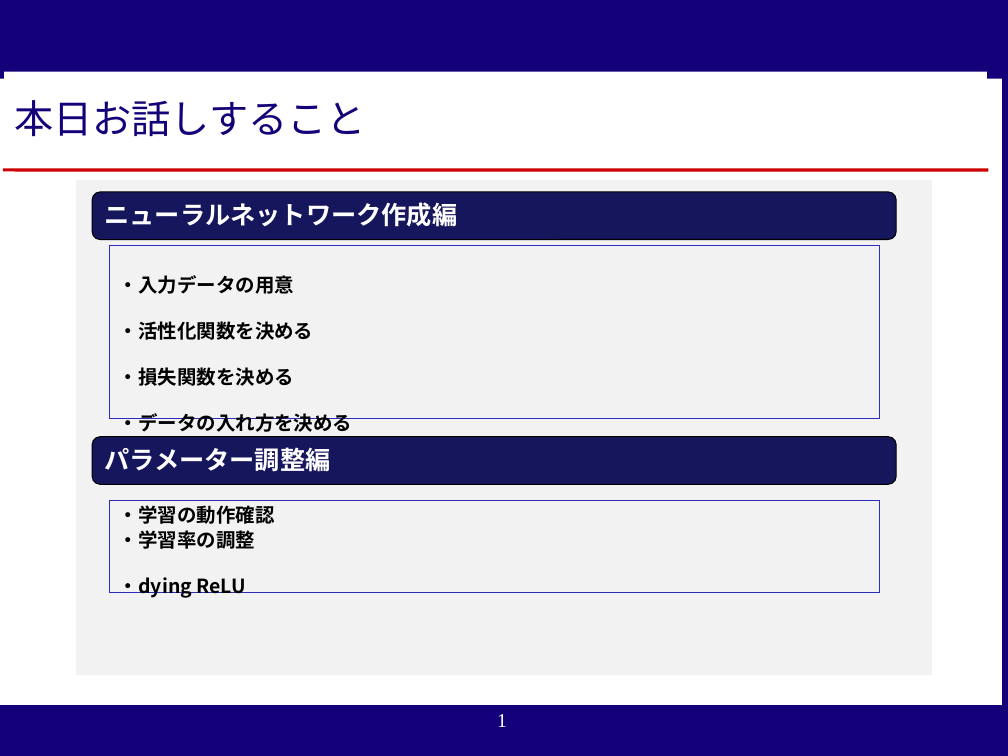
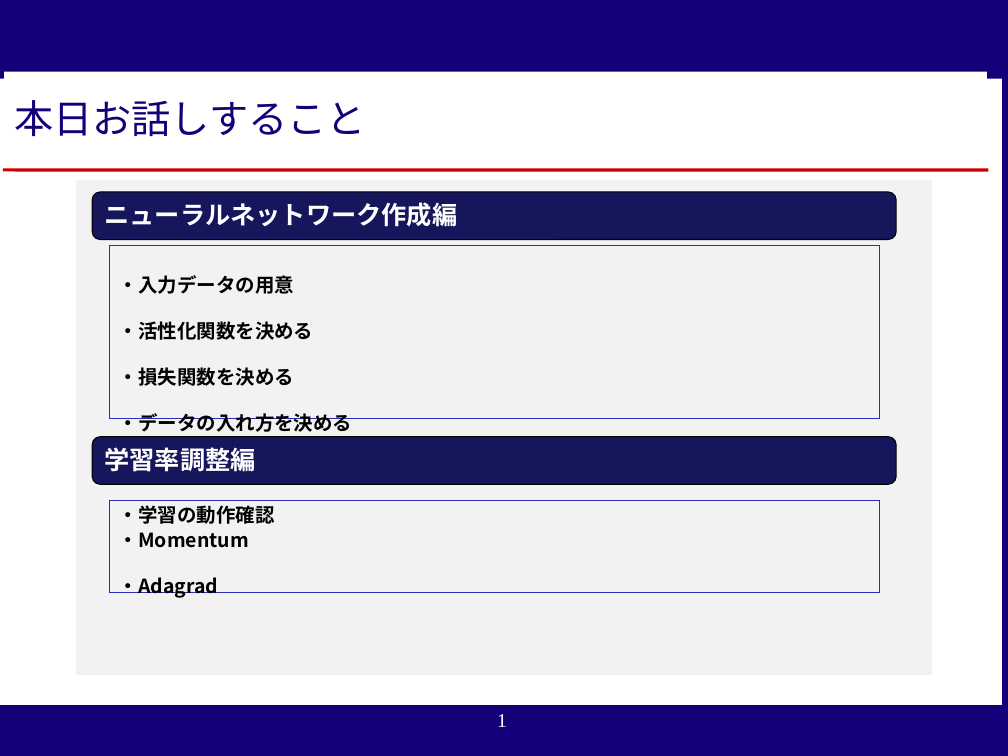
Before and after one commit to reversi-ir/ai-program, a slide deck: slide 1 of reversi-ai/result/オセロAI_技術アカデミー用説明資料.pptx. Drawn at 1008x756 pixels with LibreOffice and Linux fonts; fonts in the diff are those of the drawing; background and template pictures are left out. Boxes give left, top, right and bottom in pixels: in the first picture for what was removed or moved away, otherwise in the second. Text is boxed around its words. In the diff, an @@ line names an element or a change of style, - is before the commit and + after.

```diff
--- a/reversi-ai/result/オセロAI_技術アカデミー用説明資料.pptx
+++ b/reversi-ai/result/オセロAI_技術アカデミー用説明資料.pptx
@@ text in rounded rectangle at (105, 447, 256, 472): text changed @@
-パラメーター調整編
+学習率調整編
@@ text in rectangle at (119, 532, 249, 598): text changed @@
-・学習率の調整
-・dying ReLU
+・Momentum
+・Adagrad
```
Also in this commit, not shown: 1 other slide changed, 2 slides added, 1 slide removed, 9 other files.
